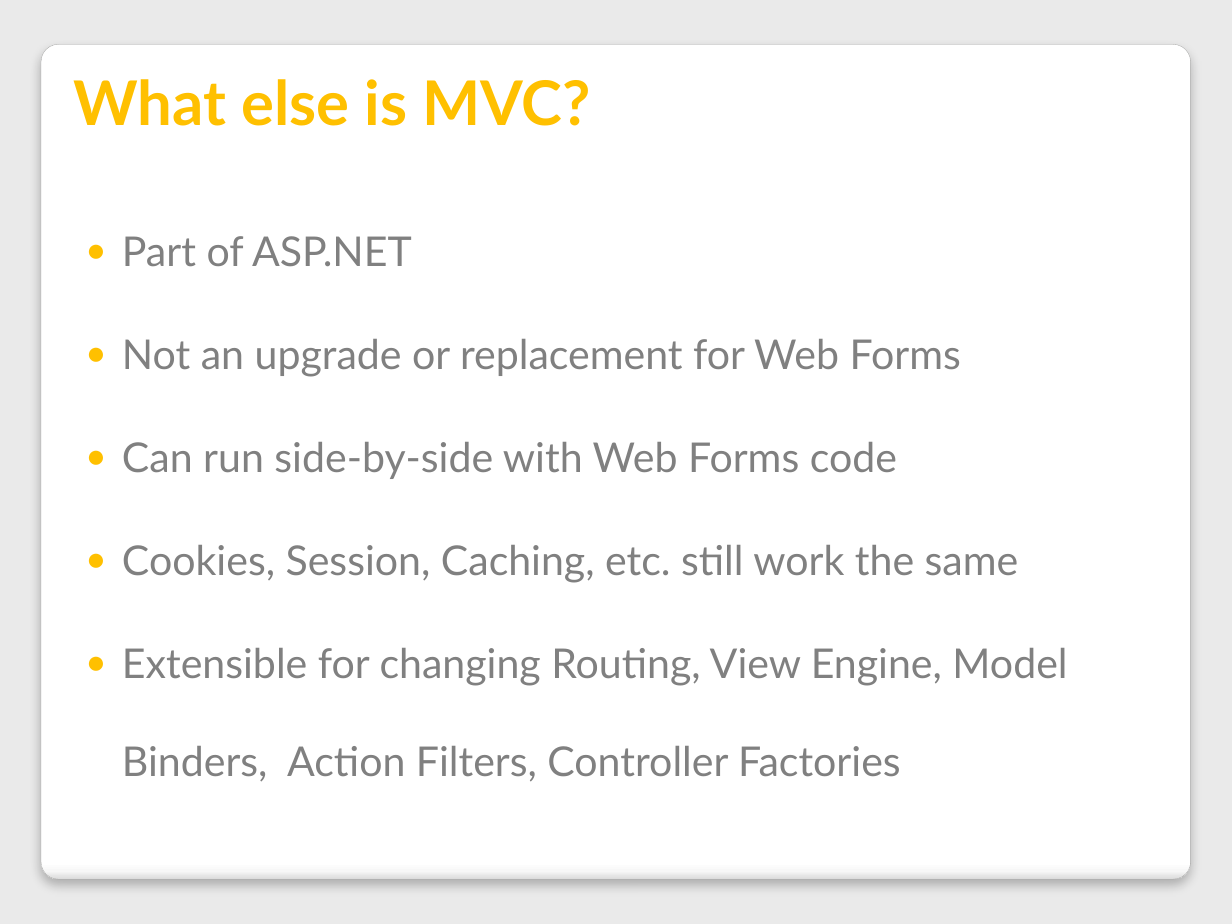
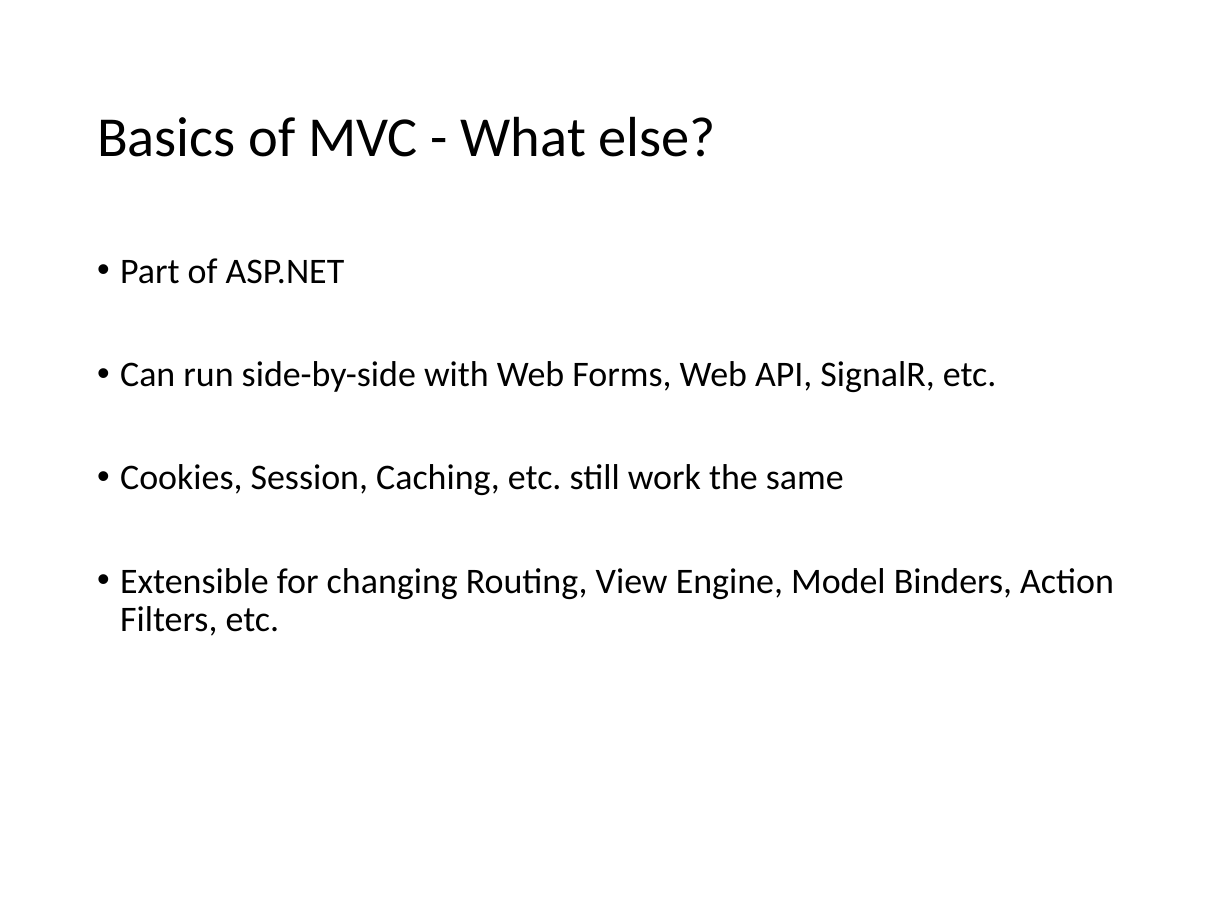
Before and after one commit to VolareSoftware/Presentations, a slide deck: slide 13 of Intro to MVC and Web API - Denver Dev Days/Introduction to MVC and Web API.pptx (slide 9 before the commit). Drawn at 1232x924 pixels with LibreOffice and Linux fonts; fonts in the diff are those of the drawing. Boxes give left, top, right and bottom in pixels: in the first picture for what was removed or moved away, otherwise in the second. Text is boxed around its words. In the diff, an @@ line names an element or a change of style, - is before the commit and + after.

Commit message:
updaate styles and grab old content, still need to update and add new stuff

```diff
--- a/Intro to MVC and Web API - Denver Dev Days/Introduction to MVC and Web API.pptx
+++ b/Intro to MVC and Web API - Denver Dev Days/Introduction to MVC and Web API.pptx
@@ background #EAEAEA to #FFFFFF @@
@@ rounded rectangle removed at [41, 44, 1190, 880] @@
@@ title "Basics of MVC - What ..." at [97, 116, 716, 157]: vertical alignment bottom to middle @@
@@ title at [97, 116, 716, 157]: text changed; size 36 to 33 pt; font Lato to Calibri; text colour #FFC000 to #000000; bold off @@
-What else is MVC?
+Basics of MVC - What else?
@@ text "Part of ASP.NET": place and size @@
-text "Part of ASP.NET" at [122, 236, 1067, 781]
+text "Part of ASP.NET" at [120, 258, 1114, 636]
@@ text at [120, 258, 844, 495]: size 24 to 21 pt, font Lato to Calibri, text colour #808080 to #000000 in "Part of ASP.NET", "Cookies, Session, Caching, etc. still work the ..."; bullet ● to •; line spacing 2 to 0.9; more space between paragraphs @@
@@ text at [120, 361, 997, 392]: text changed; size 24 to 21 pt; font Lato to Calibri; text colour #808080 to #000000 @@
-● Not an upgrade or replacement for Web Forms
-● Can run side-by-side with Web Forms code
+• Can run side-by-side with Web Forms, Web API, SignalR, etc.
@@ text at [120, 568, 1114, 636]: text changed; size 24 to 21 pt; font Lato to Calibri; text colour #808080 to #000000 @@
-● Extensible for changing Routing, View Engine, Model Binders, Action Filters, Controller Factories
+• Extensible for changing Routing, View Engine, Model Binders, Action Filters, etc.
```
Also in this commit, not shown: 14 other slides changed, 10 slides added, 8 slides removed.
